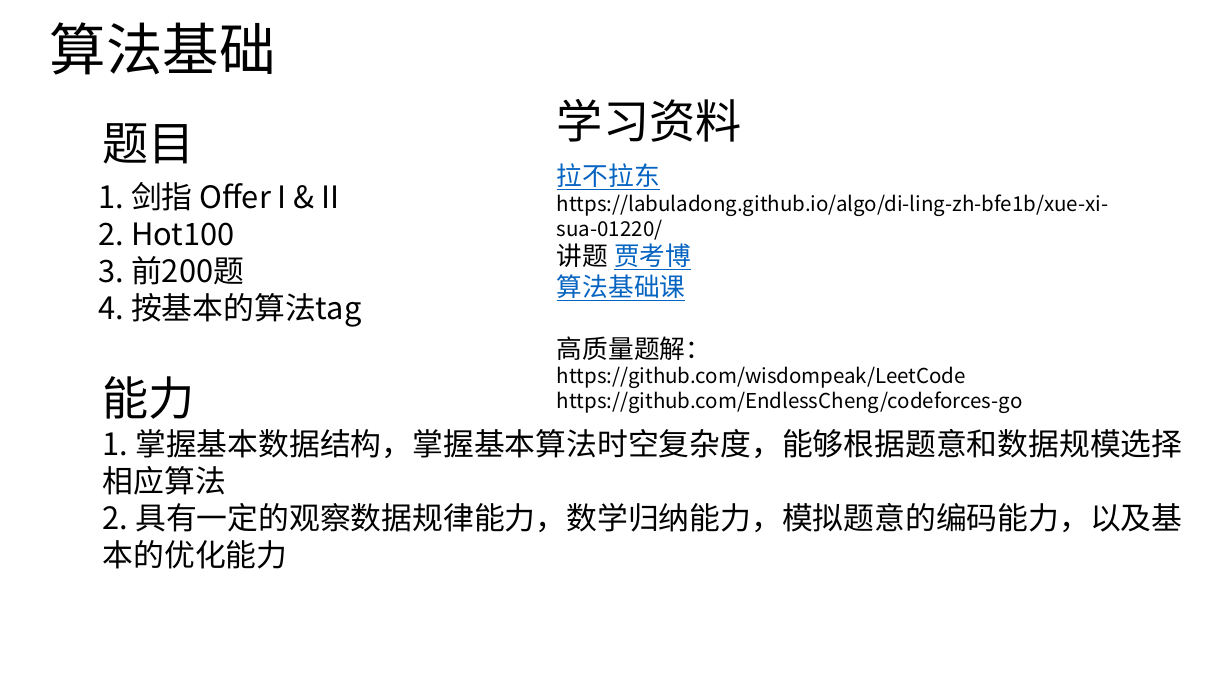
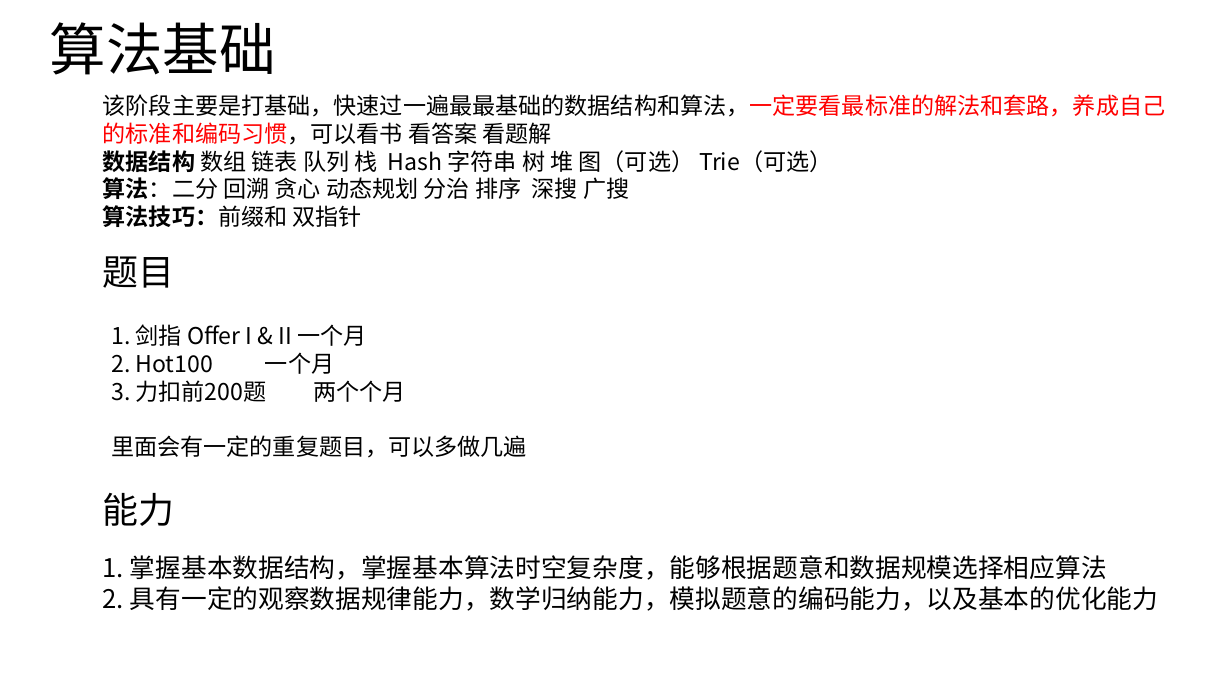
Before and after one commit to aiwujingxin/Algorithms, a slide deck: slide 1 of xmind/刷题指南.pptx. Drawn at 1232x693 pixels with LibreOffice and Linux fonts; fonts in the diff are those of the drawing. Boxes give left, top, right and bottom in pixels: in the first picture for what was removed or moved away, otherwise in the second. Text is boxed around its words. In the diff, an @@ line names an element or a change of style, - is before the commit and + after.

```diff
--- a/xmind/刷题指南.pptx
+++ b/xmind/刷题指南.pptx
@@ text added at <box>103,94,1166,227</box>, 18 pt, text #000000 @@
+该阶段主要是打基础，快速过一遍最最基础的数据结构和算法，一定要看最标准的解法和套路，养成自己的标准和编码习惯，可以看书 看答案 看题解
+数据结构 数组 链表 队列 栈 Hash 字符串 树 堆 图（可选） Trie（可选）
+算法：二分 回溯 贪心 动态规划 分治 排序 深搜 广搜
+算法技巧：前缀和 双指针
@@ text removed at <box>557,99,742,142</box> @@
-学习资料
@@ text removed at <box>557,163,1108,413</box> @@
-拉不拉东
-https://labuladong.github.io/algo/di-ling-zh-bfe1b/xue-xi-sua-01220/
-讲题 贾考博
-算法基础课
-高质量题解：
-https://github.com/wisdompeak/LeetCode
-https://github.com/EndlessCheng/codeforces-go
@@ text "题目" at <box>103,256,175,288</box>: size 36 to 28 pt @@
@@ text "题目": place and size @@
-text "题目" at <box>103,123,195,164</box>
+text "题目" at <box>103,256,175,288</box>
@@ text at <box>111,324,527,458</box>: text changed; size 24 to 18 pt @@
-1. 剑指 Offer I & II
-2. Hot100
-3. 前200题
-4. 按基本的算法tag
+1. 剑指 Offer I & II 一个月
+2. Hot100 一个月
+3. 力扣前200题 两个个月
+里面会有一定的重复题目，可以多做几遍
@@ text "能力": place and size @@
-text "能力" at <box>102,376,194,419</box>
+text "能力" at <box>103,493,175,526</box>
@@ text "能力" at <box>103,493,175,526</box>: size 36 to 28 pt @@
@@ text "1. 掌握基本数据结构，掌握基本算法时空复杂度，能够根据题意和数据规模选择相应算法 2. 具有一定的观察数据规律能力，数 ...": place and size @@
-text "1. 掌握基本数据结构，掌握基本算法时空复杂度，能够根据题意和数据规模选择相应算法 2. 具有一定的观察数据规律能力，数 ..." at <box>103,429,1182,569</box>
+text "1. 掌握基本数据结构，掌握基本算法时空复杂度，能够根据题意和数据规模选择相应算法 2. 具有一定的观察数据规律能力，数 ..." at <box>103,555,1158,611</box>
@@ text "1. 掌握基本数据结构，掌握基本算法时空复杂度，能够根据题意和数据规模选择相应算法 2. 具有一定的观察数据规律能力，数 ..." at <box>103,555,1158,611</box>: size 24 to 20 pt @@
```
Also in this commit, not shown: 2 other slides changed, 1 slide added, 12 other files.
